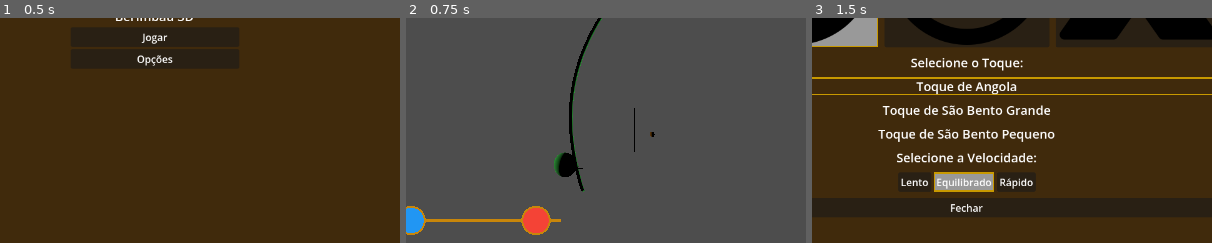
Above: before the commit, frames 1-3 (left to right).
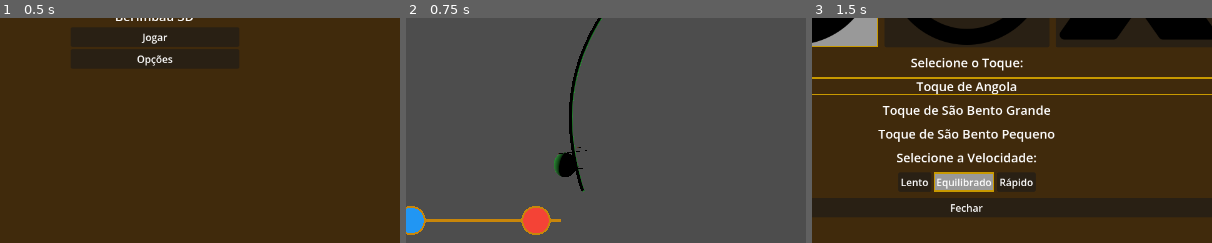
Above: after the commit, the same moments.

Repository: frsbrito/berimbau-3d
Game: Godot game, scene res://scenes/menu_principal.tscn
The game is run twice, just before and just after one commit, with the same random seed, the same clock (stepped at 60 frames per second) and the same inputs.
Inputs (mouse positions are % of the whole screen's width and height, from its top left):
- Up to frame 1 (0.5 s): no input
- Up to frame 2 (0.75 s): click "Jogar" at 0.5 s
- Up to frame 3 (1.5 s): click (94, 11) at 1.25 s
The pictures show only the part of the screen within x 31-81%, y 46-96%; the shares and areas given below are measured in that part.

Frame 1 is identical in both runs. In frame 2, less than 0.1% of the frame differs, in the area x 38-63%, y 40-61%; in frame 3, nothing differs.

Commit message:
Animações do berimbau

Diff:
--- a/scenes/berimbau_em_cena.tscn
+++ b/scenes/berimbau_em_cena.tscn
@@ -1,6 +1,7 @@
-[gd_scene load_steps=5 format=3 uid="uid://bd682x241b3wx"]
+[gd_scene format=3 uid="uid://bd682x241b3wx"]
 
 [ext_resource type="PackedScene" uid="uid://enqj04q6cvff" path="res://assets/models/BerimbauKit.glb" id="1_fceg5"]
+[ext_resource type="Script" uid="uid://cn1n27ayrcggk" path="res://scenes/berimbau_kit.gd" id="2_pcbtt"]
 
 [sub_resource type="StandardMaterial3D" id="StandardMaterial3D_fceg5"]
 albedo_color = Color(0.728202, 0.448721, 7.70092e-07, 1)
@@ -11,13 +12,16 @@
 [sub_resource type="StandardMaterial3D" id="StandardMaterial3D_5vtl4"]
 albedo_color = Color(0, 0.564706, 0.133333, 1)
 
-[node name="BerimbauKit" instance=ExtResource("1_fceg5")]
+[node name="BerimbauKit" unique_id=154943311 instance=ExtResource("1_fceg5")]
+script = ExtResource("2_pcbtt")
 
-[node name="Cylinder" parent="." index="0"]
+[node name="Cylinder" parent="." index="0" unique_id=1341500290]
+transform = Transform3D(-0.21628027, -0.94288826, 0.2533463, -0.2723989, -0.19090798, -0.94305503, 0.9375615, -0.27297541, -0.21555212, 0.7008627, -2.4153578, -0.3915857)
 surface_material_override/0 = SubResource("StandardMaterial3D_fceg5")
 
-[node name="Sphere_001" parent="." index="1"]
+[node name="Sphere_001" parent="." index="1" unique_id=541870592]
+transform = Transform3D(-0.08527778, -0.9963573, 0, 0.99620587, -0.08526482, 0.017434957, -0.017371446, 0.0014868143, 0.999848, 0.17477718, -2.3892415, -0.43619668)
 surface_material_override/0 = SubResource("StandardMaterial3D_pcbtt")
 
-[node name="Cube_003" parent="." index="2"]
+[node name="Cube_003" parent="." index="2" unique_id=937545941]
 surface_material_override/0 = SubResource("StandardMaterial3D_5vtl4")
--- /dev/null
+++ b/scenes/berimbau_kit.gd
@@ -0,0 +1,49 @@
+extends Node3D
+
+# Ajuste no inspetor conforme orientação do modelo
+@export var baqueta_rotacao_swing: Vector3 = Vector3(-30.0, 0.0, 0.0)
+@export var baqueta_duracao: float = 0.1
+@export var dobrao_deslocamento: Vector3 = Vector3(0.0, 0.0, 0.1)
+@export var dobrao_duracao: float = 0.08
+
+@onready var baqueta = $Cylinder
+@onready var dobrao = $Sphere_001
+
+var _baqueta_rot_original: Vector3
+var _dobrao_pos_original: Vector3
+var _dobrao_pressionado := false
+
+func _ready():
+	_baqueta_rot_original = baqueta.rotation
+	_dobrao_pos_original = dobrao.position
+
+func _process(_delta):
+	var pressionado = Input.is_action_pressed("dobrao_preso") or Input.is_action_pressed("dobrao_chiado")
+
+	if pressionado and not _dobrao_pressionado:
+		_dobrao_pressionado = true
+		_pressionar_dobrao()
+	elif not pressionado and _dobrao_pressionado:
+		_dobrao_pressionado = false
+		_soltar_dobrao()
+
+	if Input.is_action_just_pressed("toque_baqueta"):
+		_tocar_baqueta()
+
+func _tocar_baqueta():
+	var alvo = _baqueta_rot_original + Vector3(
+		deg_to_rad(baqueta_rotacao_swing.x),
+		deg_to_rad(baqueta_rotacao_swing.y),
+		deg_to_rad(baqueta_rotacao_swing.z)
+	)
+	var tween = create_tween()
+	tween.tween_property(baqueta, "rotation", alvo, baqueta_duracao)
+	tween.tween_property(baqueta, "rotation", _baqueta_rot_original, baqueta_duracao * 1.5)
+
+func _pressionar_dobrao():
+	var tween = create_tween()
+	tween.tween_property(dobrao, "position", _dobrao_pos_original + dobrao_deslocamento, dobrao_duracao)
+
+func _soltar_dobrao():
+	var tween = create_tween()
+	tween.tween_property(dobrao, "position", _dobrao_pos_original, dobrao_duracao)
Not shown, added: scenes/berimbau_kit.gd.uid
